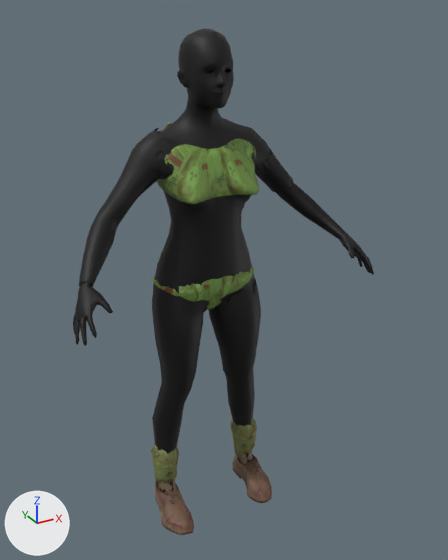
Before and after pictures for a commit that changed the glTF model models/dancers/dancer_rhea.glb.
Rendered twice from a 50 mm lens placed at (-0.893, -1.674, 0.933), pointed at (0.042, 0.026, 0.083). Lighting does not change. The marker at lower left points along +X, +Y and +Z. The older version comes first. Vertices at exactly the same position are counted once.

The first picture shows 'dancer_rhea'.
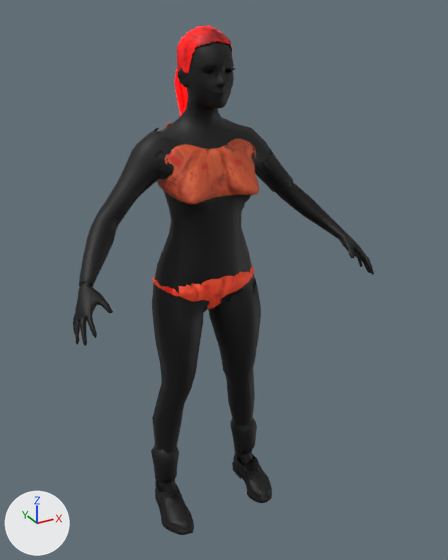
Where the change shows, as pixel boxes (x1, y1, x2, y2) in the pictures (448 x 560 px):
part 1 of me_dancer_rhea, recoloured: (151, 29, 272, 535) in both

The change in detail:
me_dancer_rhea has 9009 vertices, 14902 faces and spans x -0.53..0.53, y -0.21..0.24, z -0.87..0.88.
me_dancer_rhea is used by ob_dancer_rhea; location (0.0, 0.0, 0.0).
me_dancer_rhea part 1: 14902 faces centred in x -0.53..0.53, y -0.21..0.24, z -0.86..0.88 are repainted in the vertex colours; the middle colour stays black #000000.
